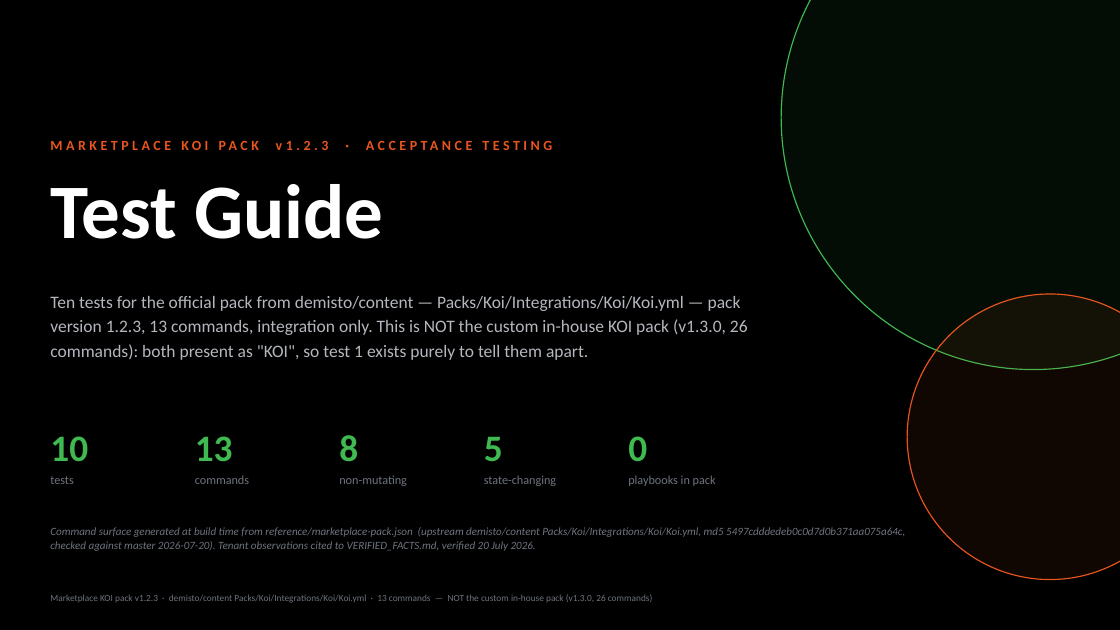
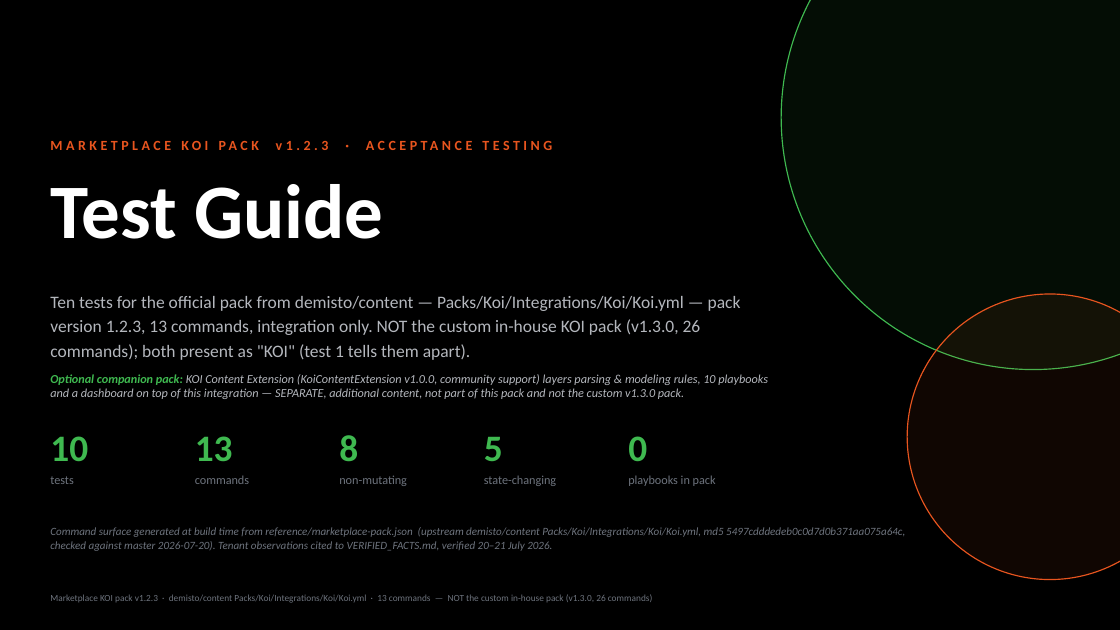
Before and after one commit to ayman-m/koi-xsiam-markeplacepack, a slide deck: slide 1 of docs/KOI_Marketplace_Pack_Test_Guide.pptx. Drawn at 1120x630 pixels with LibreOffice and Linux fonts; fonts in the diff are those of the drawing. Boxes give left, top, right and bottom in pixels: in the first picture for what was removed or moved away, otherwise in the second. Text is boxed around its words. In the diff, an @@ line names an element or a change of style, - is before the commit and + after.

```diff
--- a/docs/KOI_Marketplace_Pack_Test_Guide.pptx
+++ b/docs/KOI_Marketplace_Pack_Test_Guide.pptx
@@ text at [50,296,741,360]: text changed @@
-Ten tests for the official pack from demisto/content — Packs/Koi/Integrations/Koi/Koi.yml — pack version 1.2.3, 13 commands, integration only. This is NOT the custom in-house KOI pack (v1.3.0, 26 commands): both present as "KOI", so test 1 exists purely to tell them apart.
+Ten tests for the official pack from demisto/content — Packs/Koi/Integrations/Koi/Koi.yml — pack version 1.2.3, 13 commands, integration only. NOT the custom in-house KOI pack (v1.3.0, 26 commands); both present as "KOI" (test 1 tells them apart).
@@ text added at [50,374,768,399], 10.5 pt, text #B4B7BD, italic @@
+Optional companion pack: KOI Content Extension (KoiContentExtension v1.0.0, community support) layers parsing & modeling rules, 10 playbooks and a dashboard on top of this integration — SEPARATE, additional content, not part of this pack and not the custom v1.3.0 pack.
@@ text at [50,527,905,551]: text changed @@
-Command surface generated at build time from reference/marketplace-pack.json (upstream demisto/content Packs/Koi/Integrations/Koi/Koi.yml, md5 5497cdddedeb0c0d7d0b371aa075a64c, checked against master 2026-07-20). Tenant observations cited to VERIFIED_FACTS.md, verified 20 July 2026.
+Command surface generated at build time from reference/marketplace-pack.json (upstream demisto/content Packs/Koi/Integrations/Koi/Koi.yml, md5 5497cdddedeb0c0d7d0b371aa075a64c, checked against master 2026-07-20). Tenant observations cited to VERIFIED_FACTS.md, verified 20–21 July 2026.
```
Also in this commit, not shown: 5 other slides changed, 2 slides added, 2 other files.
